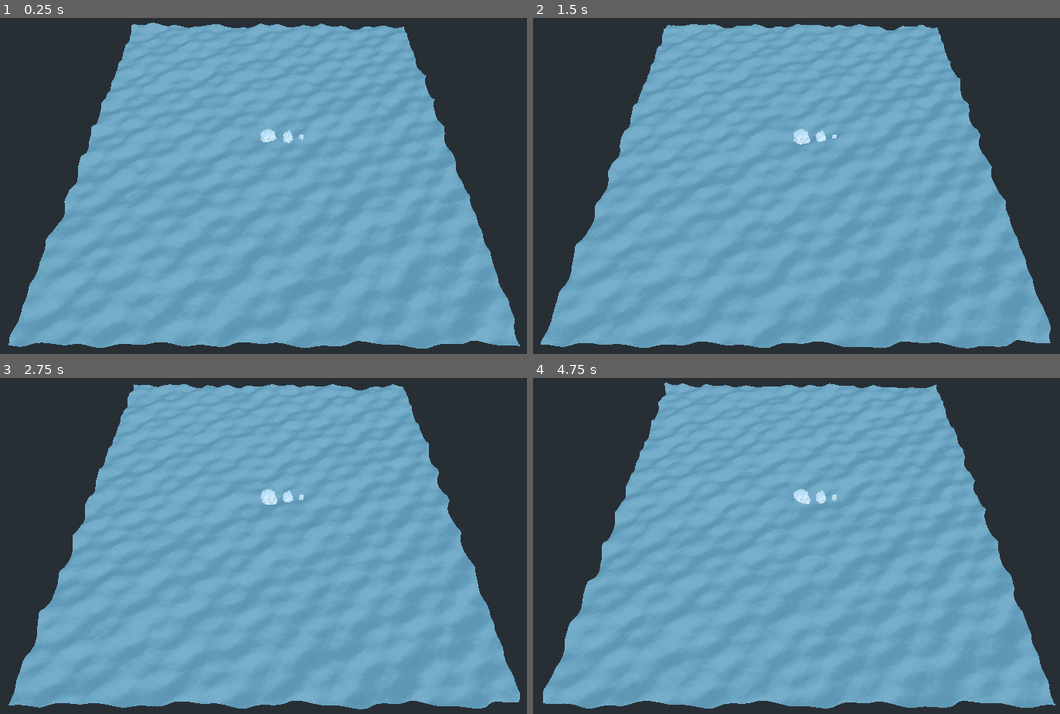
Above: before the commit, frames 1-4 (two rows, left to right).
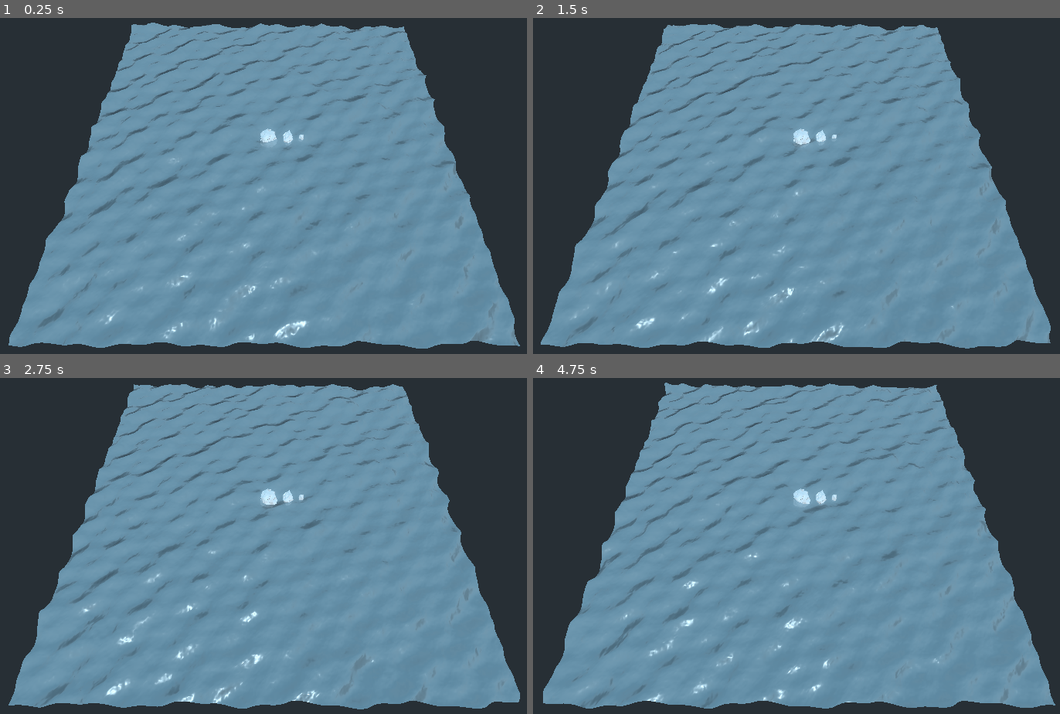
Above: after the commit, the same moments.

Repository: creikey/foamy-ocean
Game: Godot game, scene res://Main.tscn
Same seed, same stepped clock (60 frames per second), same inputs: the game is played once before the commit and once after it.
Inputs:
- Up to frame 1 (0.25 s): no input
- Up to frame 2 (1.5 s): no input
- Up to frame 3 (2.75 s): no input
- Up to frame 4 (4.75 s): no input

The runs differ from the first frame. In frame 1, 40% of the frame differs, in the area x 1-99%, y 1-99%; in frame 2, 40%; in frame 3, 40%; in frame 4, 41%.

Commit message:
Add refraction with slight bloom effect

Diff:
--- a/src/Main.tscn
+++ b/src/Main.tscn
@@ -19,6 +19,9 @@
 uniform float noise_amp = 7.0;
 
 uniform vec4 color: hint_color;
+uniform float refraction = 0.05;
+uniform float metallic = 0.5;
+uniform float roughness = 0.2;
 
 uniform float PI = 3.14159;
 
@@ -81,6 +84,14 @@
 void fragment() {
 	ALBEDO = color.rgb;
 	ALPHA = color.a;
+	METALLIC = metallic;
+	ROUGHNESS = roughness;
+
+	// refraction
+	vec3 ref_normal = normalize( mix(NORMAL,TANGENT * NORMALMAP.x + BINORMAL * NORMALMAP.y + NORMAL * NORMALMAP.z,NORMALMAP_DEPTH) );
+	vec2 ref_ofs = SCREEN_UV - ref_normal.xy * refraction / 10.0;
+	EMISSION += textureLod(SCREEN_TEXTURE,ref_ofs,ROUGHNESS * 8.0).rgb * (1.0 - ALPHA) * 2.0;
+	ALBEDO *= ALPHA;
 }"
 
 [sub_resource type="ShaderMaterial" id=2]
@@ -90,7 +101,10 @@
 shader_param/wave_3 = Plane( 0.8, 4, 0.24, 9 )
 shader_param/noise_zoom = 0.15
 shader_param/noise_amp = 6.47
-shader_param/color = Color( 0.584314, 0.729412, 0.776471, 1 )
+shader_param/color = Color( 0.643137, 0.74902, 0.792157, 0.901961 )
+shader_param/refraction = 0.03
+shader_param/metallic = 0.37
+shader_param/roughness = 0.3
 shader_param/PI = 3.14159
 
 [sub_resource type="PlaneMesh" id=3]
